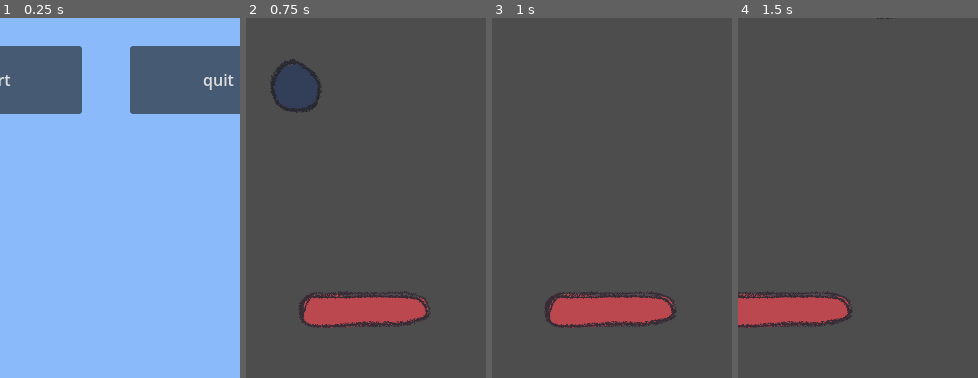
Above: before the commit, frames 1-4 (left to right).
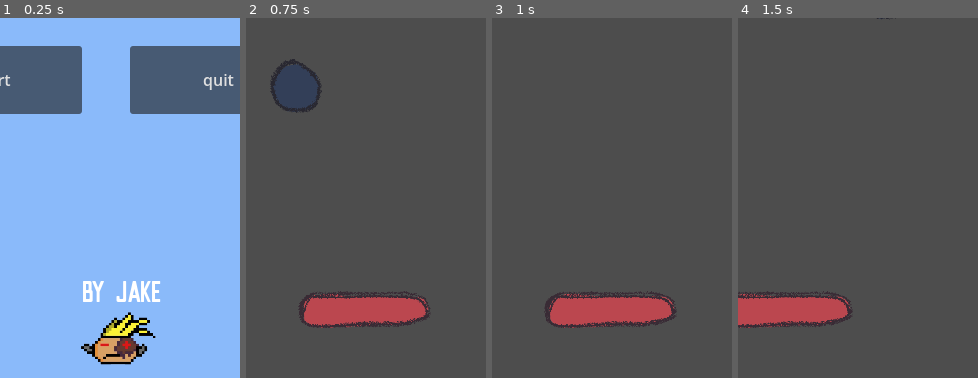
Above: after the commit, the same moments.

Repository: JAKE-code-dotcom/YourAveragePong
Game: Godot game, scene res://main_menu.tscn
Two runs of this game, one before a commit and one after it. Both use one fixed random seed, a clock stepped at 60 frames per second and the inputs below.
Inputs:
- Up to frame 1 (0.25 s): no input
- Up to frame 2 (0.75 s): click "start" at 0.5 s
- Up to frame 3 (1 s): no input
- Up to frame 4 (1.5 s): hold D (right1) from 1.28 s (still down); hold Left (left2) from 1.28 s (still down)
The pictures show only the part of the screen within x 25-75%, y 50-100%; the shares and areas given below are measured in that part.

The runs differ from the first frame. In frame 1, 3.4% of the frame differs, in the area x 33-67%, y 73-97%; in frame 2, nothing differs; in frame 3, nothing differs; in frame 4, nothing differs.

Commit message:
added by jake with logo

Diff:
--- a/main_menu.tscn
+++ b/main_menu.tscn
@@ -5,6 +5,7 @@
 [ext_resource type="Texture2D" uid="uid://dlwut4dwt218q" path="res://sprites_n_art/4ce4a795-22d1-4c93-a71c-0df5d7cc7880-0.png" id="2_jix8l"]
 [ext_resource type="Texture2D" uid="uid://d4cwff1iyw47s" path="res://sprites_n_art/c3c7da01-ef79-44cd-b92c-ec630b226db2-0.png" id="3_glbon"]
 [ext_resource type="Texture2D" uid="uid://dgrtryb4axr4" path="res://Untitled-removebg-preview.png" id="4_nlkkf"]
+[ext_resource type="Texture2D" uid="uid://cyasll728niud" path="res://jakelogo.png" id="6_nlkkf"]
 
 [sub_resource type="StyleBoxFlat" id="StyleBoxFlat_qe12f"]
 bg_color = Color(0.5414149, 0.72990966, 0.9791271, 1)
@@ -24,6 +25,9 @@
 
 [sub_resource type="StyleBoxTexture" id="StyleBoxTexture_0k4wn"]
 texture = ExtResource("4_nlkkf")
+
+[sub_resource type="StyleBoxTexture" id="StyleBoxTexture_qe12f"]
+texture = ExtResource("6_nlkkf")
 
 [node name="Control" type="Control" unique_id=1682444589]
 layout_mode = 3
@@ -103,5 +107,24 @@
 offset_bottom = 219.0
 theme_override_styles/panel = SubResource("StyleBoxTexture_0k4wn")
 
+[node name="Label2" type="Label" parent="." unique_id=819418834]
+layout_mode = 0
+offset_left = 203.0
+offset_top = 623.0
+offset_right = 282.0
+offset_bottom = 650.0
+theme_override_fonts/font = ExtResource("1_06t4h")
+theme_override_font_sizes/font_size = 26
+text = "By JAKE"
+horizontal_alignment = 1
+
+[node name="Panel6" type="Panel" parent="." unique_id=483164791]
+layout_mode = 0
+offset_left = 172.0
+offset_top = 639.0
+offset_right = 317.0
+offset_bottom = 732.0
+theme_override_styles/panel = SubResource("StyleBoxTexture_qe12f")
+
 [connection signal="pressed" from="start" to="." method="_on_start_pressed"]
 [connection signal="pressed" from="quit" to="." method="_on_quit_pressed"]
Binary file added: jakelogo.png
Not shown, added: jakelogo.png.import
